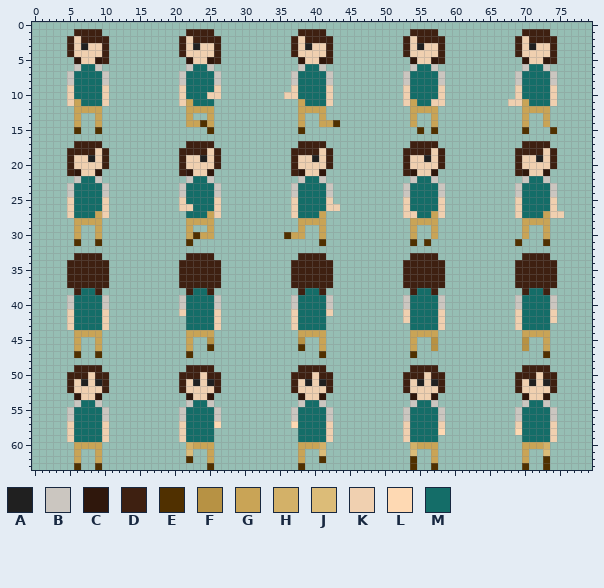
Sprite sheet -- Copernican-Sky/Assets/Sprite/Characters/MiscNPC_Sheet.png. The picture above is the old version.
The file is 80x64 pixels.
Palette (. is transparent): A #202020  B #cbc6c0  C #2f170c  D #3e2011  E #503000  F #b79244  G #c9a456  H #d3b168  J #dcbc78  K #f0d0b0  L #fed9b3  M #146d68
After:
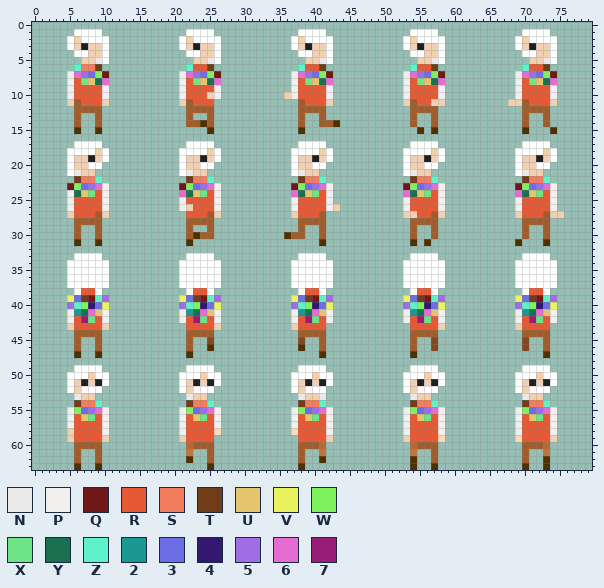
Colours new in this view: N #e9e9e9  P #f2f0ee  Q #701818  R #e55934  S #f27c5d  T #703d18  U #e5c56d  V #eaf25d  W #7df25d  X #6de586  Y #187050  Z #5df2cb  2 #1d9791  3 #6d6de5  4 #341870  5 #a06de5  6 #e56dd2  7 #971d77
From old to new:
@@ palette @@
-D #3e2011
+D #ffffff
-F #b79244
+F #824920
-G #c9a456
+G #a05c2a
-H #d3b168
+H #b66a33
-J #dcbc78
+J #c2743a
@@ x 0..79 @@
  3 .....DKAKKD..........DKAKKD..........DKAKKD..........DKAKKD..........DKAKKD.....
- 4 .....DKKKKD..........DKKKKD..........DKKKKD..........DKKKKD..........DKKKKD.....
- 5 ......CKKCD...........CKKCD...........CKKCD...........CKKCD...........CKKCD.....
- 6 ......BMMB............BMMB............BMMB............BMMB............BMMB......
- 7 .....BMMMMB..........BMMMMB..........BMMMMB..........BMMMMB..........BMMMMB.....
- 8 .....BMMMMB..........BMMMMB..........BMMMMB..........BMMMMB..........BMMMMB.....
- 9 .....KMMMMK..........KMMMMK..........KMMMMK..........KMMMMK..........KMMMMK.....
-10 .....KMMMMK..........KMMMKK.........KKMMMMK..........KMMMMK..........KMMMMK.....
-11 .....KGMMMK..........KGMMM............GMMMK..........KGMMKK.........KKGMMMK.....
+ 4 ......DDKKD...........DDKKD...........DDKKD...........DDKKD...........DDKKD.....
+ 5 .......KKND............KKND............KKND............KKND............KKND.....
+ 6 ......ZSST............ZRRT............ZRRT............ZRRT............ZRRT......
+ 7 .....P653WQ..........P653WQ..........P653WQ..........P653WQ..........P653WQ.....
+ 8 .....PRXUY6..........PRXUY6..........PRXUY6..........PRXUY6..........PRXUY6.....
+ 9 .....PRRRRP..........PRRRRP..........PRRRRP..........PRRRRP..........PRRRRP.....
+10 .....PRRRRP..........PRRRKP.........KPRRRRP..........PRRRRP..........PRRRRP.....
+11 .....KGRRRK..........KGRRR............GRRRK..........KGRRKK.........KKGRRRK.....
 12 ......GGGG............GGGG............GGGG............GGGG............GGGG......
@@ x 0..79 @@
 19 .....DKKAKD..........DKKAKD..........DKKAKD..........DKKAKD..........DKKAKD.....
-20 .....DKKKKD..........DKKKKD..........DKKKKD..........DKKKKD..........DKKKKD.....
-21 .....DCKKC...........DCKKC...........DCKKC...........DCKKC...........DCKKC......
-22 ......BMMB............BMMB............BMMB............BMMB............BMMB......
-23 .....BMMMMB..........BMMMMB..........BMMMMB..........BMMMMB..........BMMMMB.....
-24 .....BMMMMB..........BMMMMB..........BMMMMB..........BMMMMB..........BMMMMB.....
-25 .....KMMMMK..........KMMMMK..........KMMMMK..........KMMMMK..........KMMMMK.....
-26 .....KMMMMK..........KKMMMK..........KMMMMKK.........KMMMMK..........KMMMMK.....
-27 .....KMMMGK...........MMMGK..........KMMMG...........KKMMGK..........KMMMGKK....
+20 .....DKKDD...........DKKDD...........DKKDD...........DKKDD...........DKKDD......
+21 .....DNKK............DNKK............DNKK............DNKK............DNKK.......
+22 ......TSSZ............TSSZ............TSSZ............TSSZ............TSSZ......
+23 .....QW356P..........QW356P..........QW356P..........QW356P..........QW356P.....
+24 .....PYUXRP..........6YUXRP..........6YUXRP..........6YUXRP..........6YUXRP.....
+25 .....PRRRRP..........PRRRRP..........PRRRRP..........PRRRRP..........PRRRRP.....
+26 .....PRRRRP..........PKRRRP..........PRRRRPK.........PRRRRP..........PRRRRP.....
+27 .....KRRRGK...........RRRGK..........KRRRG...........KKRRGK..........KRRRGKK....
 28 ......GGGG............GGGG............GGGG............GGGG............GGGG......
@@ x 0..79 @@
 37 .....DDDDDD..........DDDDDD..........DDDDDD..........DDDDDD..........DDDDDD.....
-38 ......DMMD............DMMD............DMMD............DMMD............DMMD......
-39 .....BMMMMB..........BMMMMB..........BMMMMB..........BMMMMB..........BMMMMB.....
-40 .....BMMMMB..........BMMMMB..........BMMMMB..........BMMMMB..........BMMMMB.....
-41 .....KMMMMK..........KMMMMK..........KMMMMK..........KMMMMK..........KMMMMK.....
-42 .....KMMMMK...........MMMMK..........KMMMM...........KMMMMK..........KMMMMK.....
-43 .....KMMMMK...........MMMMK..........KMMMM............MMMMK..........KMMMM......
+38 ......DRRD............DRRD............DRRD............DRRD............DRRD......
+39 .....V3TQZ5..........V3TQZ5..........V3TQZ5..........V3TQZ5..........V3TQZ5.....
+40 .....5ZW43V..........5ZW43V..........5ZW43V..........5ZW43V..........5ZW43V.....
+41 .....P2Y6UP..........P2Y6UP..........P2Y6UP..........P2Y6UP..........P2Y6UP.....
+42 .....PR7XRP..........PR7XRP..........PR7XRP..........PR7XRP..........PR7XRP.....
+43 .....KRRRRK...........RRRRK..........KRRRR............RRRRK..........KRRRR......
 44 ......GGGG............GGGG............GGGG............GGGG............GGGG......
@@ x 0..79 @@
 51 .....DKAKAD..........DKAKAD..........DKAKAD..........DKAKAD..........DKAKAD.....
-52 .....DKKKKD..........DKKKKD..........DKKKKD..........DKKKKD..........DKKKKD.....
-53 ......CKKC............CKKC............CKKC............CKKC............CKKC......
-54 ......BMMB............BMMB............BMMB............BMMB............BMMB......
-55 .....BMMMMB..........BMMMMB..........BMMMMB..........BMMMMB..........BMMMMB.....
-56 .....BMMMMB..........BMMMMB..........BMMMMB..........BMMMMB..........BMMMMB.....
-57 .....KMMMMK..........KMMMML..........LMMMMK..........KMMMMK..........KMMMMK.....
-58 .....KMMMMK..........KMMMM............MMMMK..........KMMMML..........LMMMMK.....
-59 .....KMMMMK..........KMMMM............MMMMK..........KMMMM............MMMMK.....
+52 .....DKDDD...........DKDDD...........DKDDD...........DKDDD...........DKDDD......
+53 ......NKK.............NKK.............NKKN............NKK.............NKK.......
+54 ......TSSZ............TSSZ............TSSZ............TSSZ............TSSZ......
+55 .....PW356P..........PW356P..........PW356P..........PW356P..........PW356P.....
+56 .....PRUXRP..........PRUXRP..........PRUXRP..........PRUXRP..........PRUXRP.....
+57 .....PRRRRP..........PRRRRP..........PRRRRP..........PRRRRP..........PRRRRP.....
+58 .....KRRRRP..........PRRRRL..........LRRRRP..........PRRRRP..........PRRRRP.....
+59 .....KRRRRK..........KRRRR............RRRRK..........KRRRRL..........LRRRRK.....
 60 ......GGGG............HGGG............GGGH............HGGG............GGGH......
